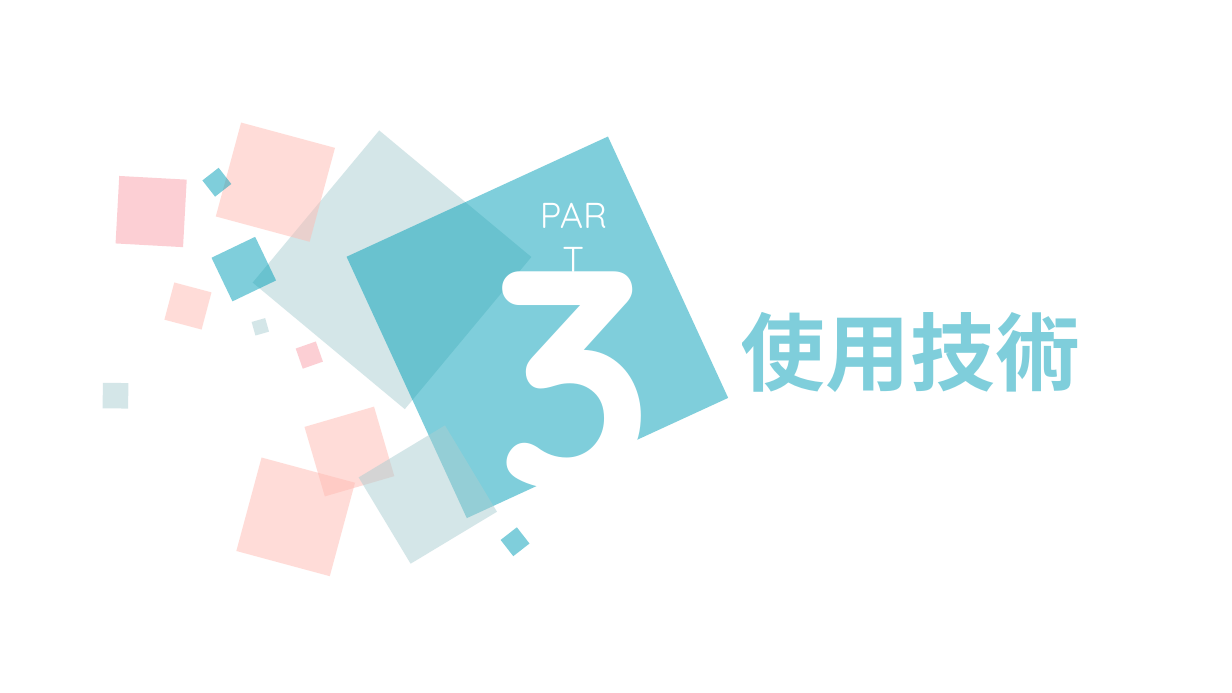
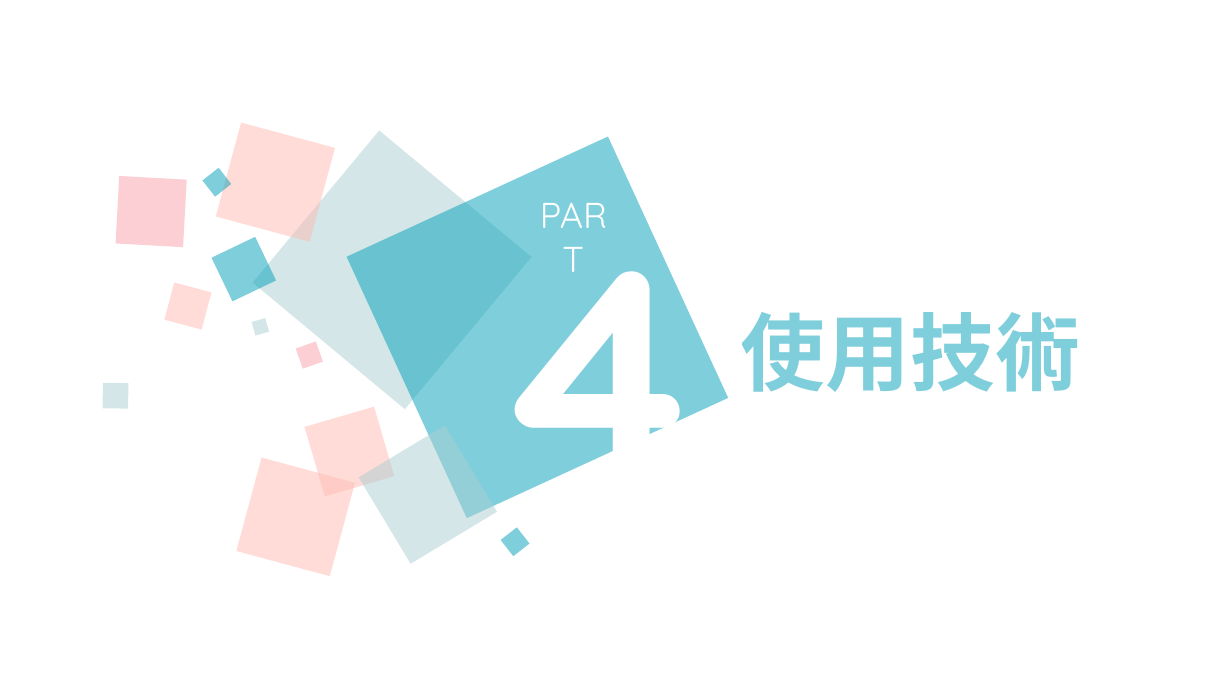
Before and after one commit to vayne1125/final_project, a slide deck: slide 10 of 餐廳砸人遊戲-00957116+00957140.pptx (slide 9 before the commit). Drawn at 1232x693 pixels with LibreOffice and Linux fonts; fonts in the diff are those of the drawing. Boxes give left, top, right and bottom in pixels: in the first picture for what was removed or moved away, otherwise in the second. Text is boxed around its words. In the diff, an @@ line names an element or a change of style, - is before the commit and + after.

```diff
--- a/餐廳砸人遊戲-00957116+00957140.pptx
+++ b/餐廳砸人遊戲-00957116+00957140.pptx
@@ text at bbox=[487, 168, 704, 556]: text changed @@
-3
+4
```
Also in this commit, not shown: 4 other slides changed, 4 slides removed.
